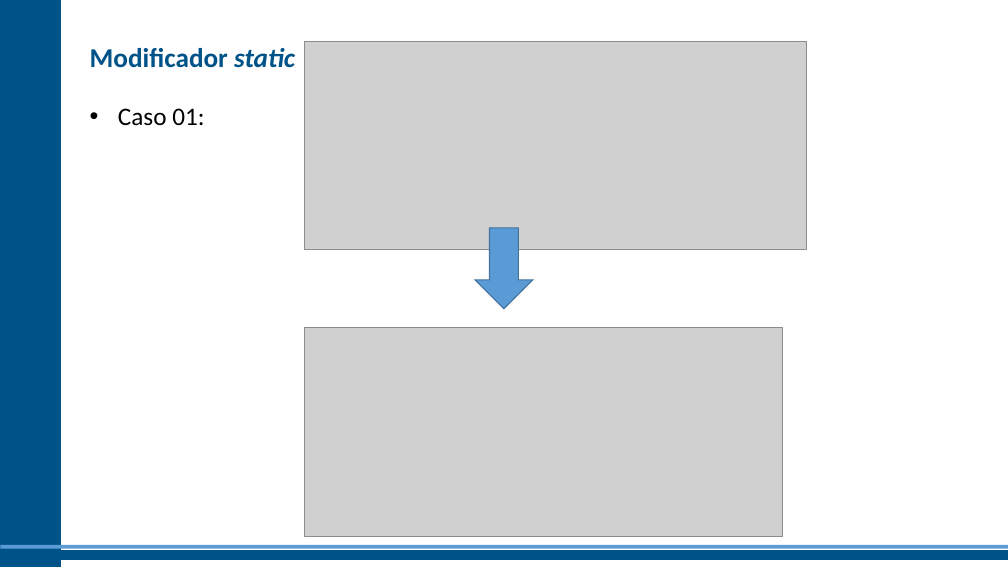
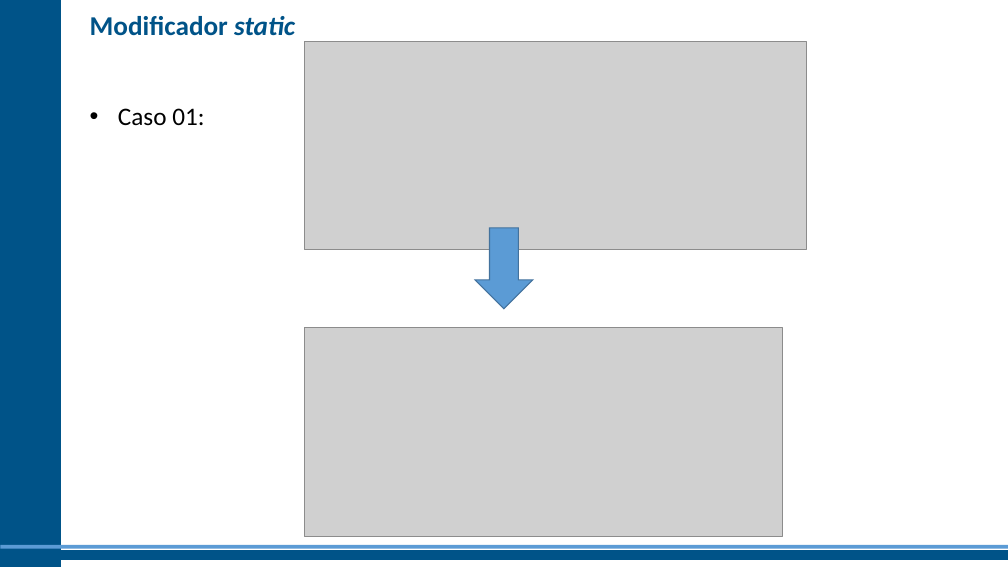
Before and after one commit to Sollanis/Java, a slide deck: slide 9 of UNICESUMAR/PROG I/SLIDES CONCEITUAIS/Prog1 - Unid.4.2 - Construtores, static e final.pptx. Drawn at 1008x567 pixels with LibreOffice and Linux fonts; fonts in the diff are those of the drawing; grey boxes stand for pictures; background and template pictures are left out. Boxes give left, top, right and bottom in pixels: in the first picture for what was removed or moved away, otherwise in the second. Text is boxed around its words. In the diff, an @@ line names an element or a change of style, - is before the commit and + after.

```diff
--- a/UNICESUMAR/PROG I/SLIDES CONCEITUAIS/Prog1 - Unid.4.2 - Construtores, static e final.pptx
+++ b/UNICESUMAR/PROG I/SLIDES CONCEITUAIS/Prog1 - Unid.4.2 - Construtores, static e final.pptx
@@ text "Modificador static": place and size @@
-text "Modificador static" at <box>90,48,295,68</box>
+text "Modificador static" at <box>90,16,295,36</box>
```
Also in this commit, not shown: 6 other files.
